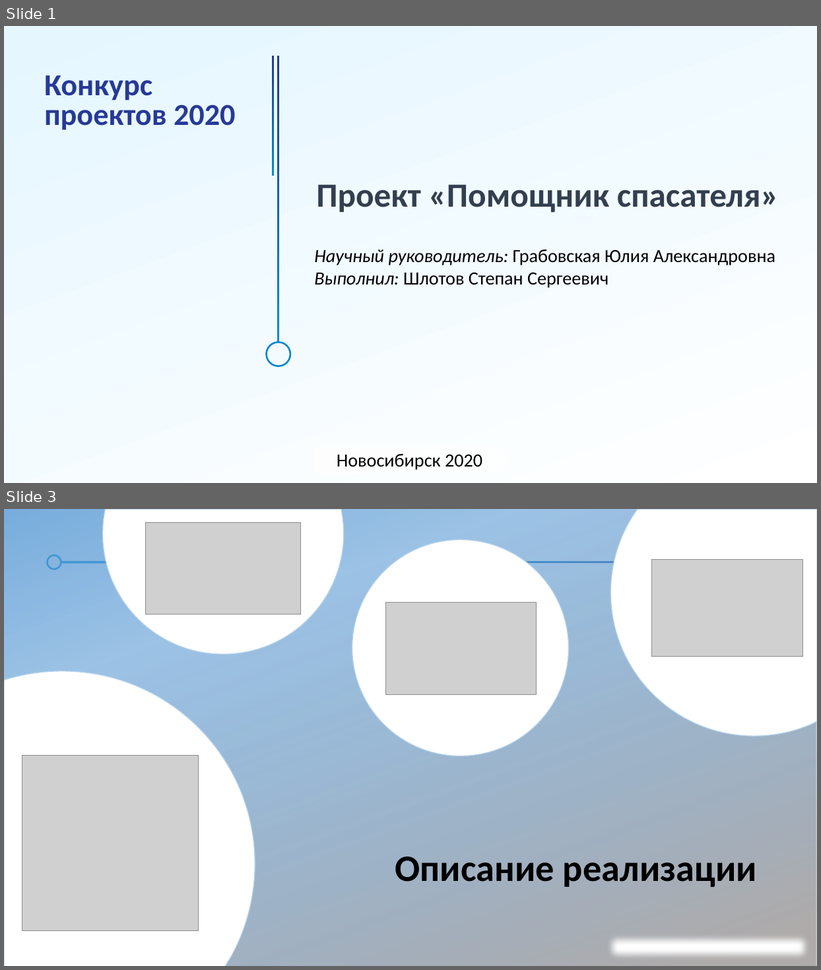
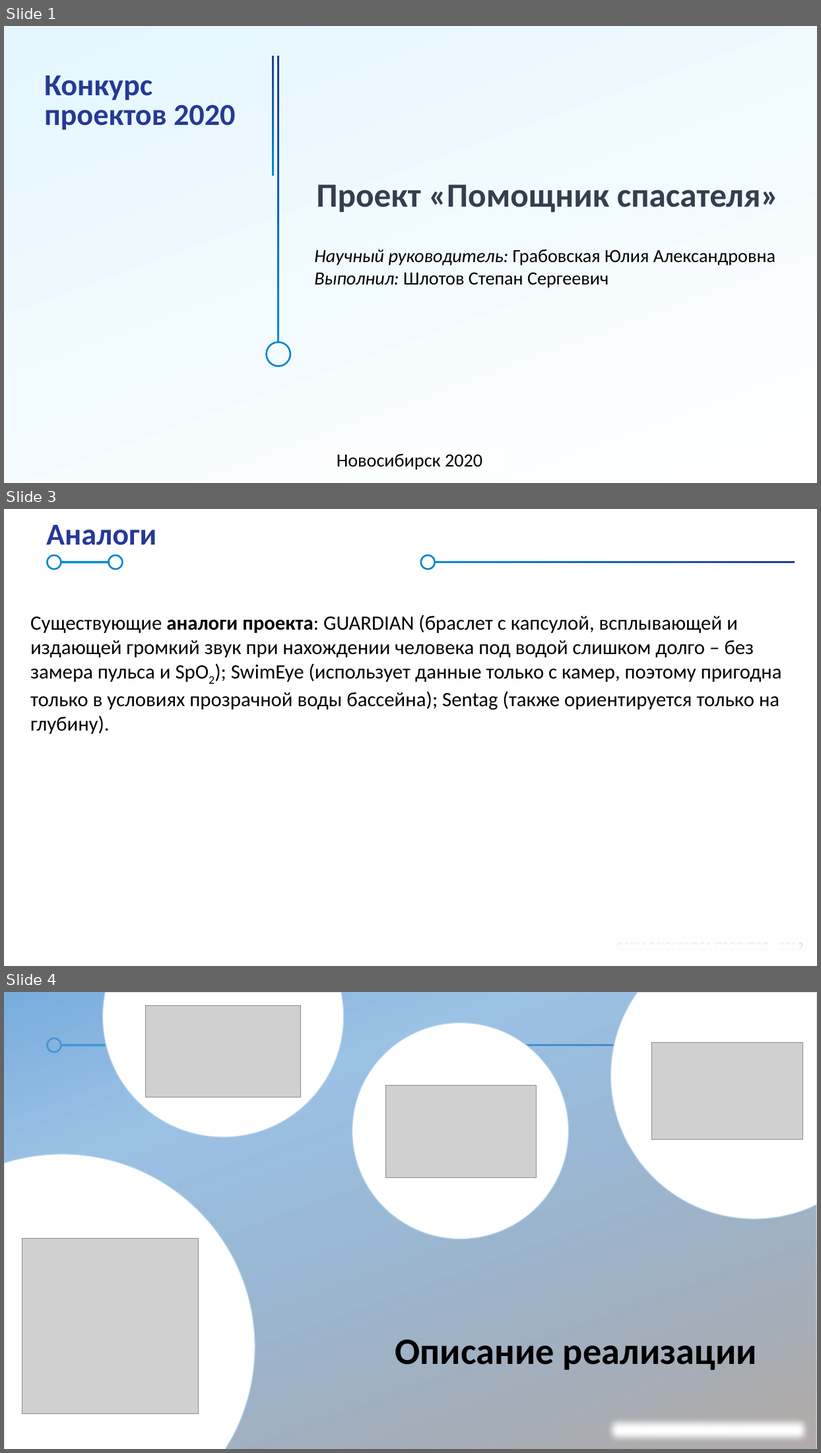
Before and after one commit to hyperapps19/RescuerHelper_presentation, a slide deck: Проект «Помощник спасателя».pptx. Shown one above the other, each under a label of ours: slides 1 and 3 before the commit, slides 1, 3 and 4 after it; the slides between them are not shown. The pictures are 821x970 and 821x1453 pixels, drawn with LibreOffice and Linux fonts; fonts in the diff are those of the drawing; grey boxes stand for pictures; background and template pictures are left out. Boxes give left, top, right and bottom in pixels: in the first picture for what was removed or moved away, otherwise in the second. Text is boxed around its words. In the diff, an @@ line names an element or a change of style, - is before the commit and + after.

```diff
--- a/Проект «Помощник спасателя».pptx
+++ b/Проект «Помощник спасателя».pptx
@@ slide 3 added at (x1=4, y1=509, x2=817, y2=966), background #FFFFFF; not listed: 7 template elements that a slide beside it also shows @@
@@ title added at (x1=46, y1=525, x2=156, y2=545), 36 pt, text #263996, bold @@
+Аналоги
@@ text added at (x1=30, y1=615, x2=782, y2=734), 24 pt, text #000000 @@
+Существующие аналоги проекта: GUARDIAN (браслет с капсулой, всплывающей и издающей громкий звук при нахождении человека под водой слишком долго – без замера пульса и SpO2); SwimEye (использует данные только с камер, поэтому пригодна только в условиях прозрачной воды бассейна); Sentag (также ориентируется только на глубину).
@@ rectangle added at (x1=603, y1=931, x2=814, y2=964), fill #FFFFFF, outline #FFFFFF 1 pt @@
@@ what was slide 3 is now slide 4 @@
```
Also in this commit, not shown: 1 slide changed, 4 other slides added, 2 slides removed, 1 other file.
